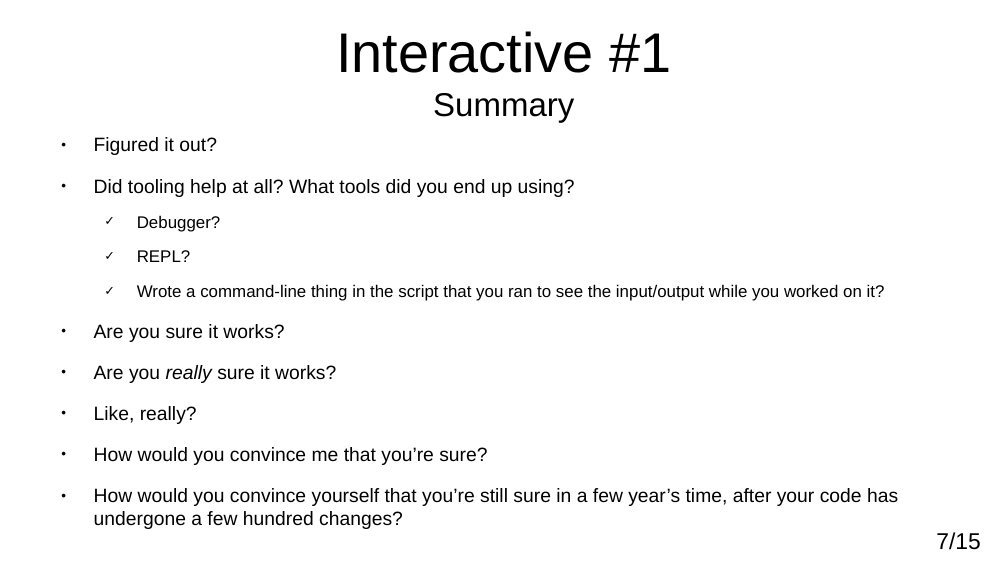
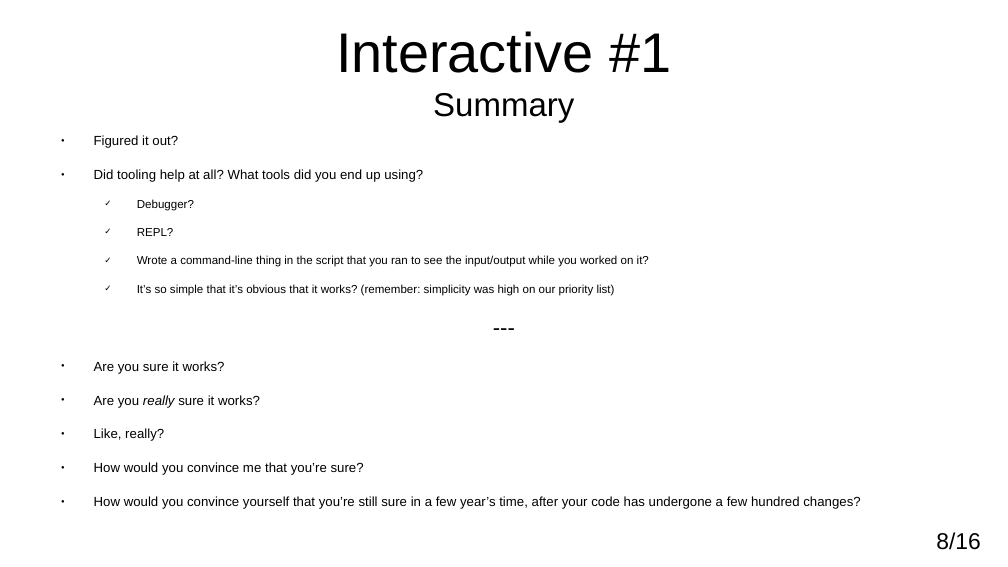
Before and after one commit to adamkewley/rse-meetups, a slide deck: slide 8 of 4_SoftwareImplementation/PresentationSlides.odp (slide 7 before the commit). Drawn at 1008x567 pixels with LibreOffice and Linux fonts; fonts in the diff are those of the drawing. Boxes give left, top, right and bottom in pixels: in the first picture for what was removed or moved away, otherwise in the second. Text is boxed around its words. In the diff, an @@ line names an element or a change of style, - is before the commit and + after.

```diff
--- a/4_SoftwareImplementation/PresentationSlides.odp
+++ b/4_SoftwareImplementation/PresentationSlides.odp
@@ text at <box>94,135,860,509</box>: size 15.2 to 10.4 pt in "Figured it out?", "Did tooling help at all? What tools ...", "Are you sure it works?", "Are you really sure it works?" and 3 more places; size 13.3 to 9.1 pt in "Debugger?", "REPL?", "Wrote a command-line thing in the script ..." @@
@@ text at <box>137,284,615,296</box>: paragraphs added @@
+  ✓ It’s so simple that it’s obvious that it works? (remember: simplicity was high on our priority list)
+---
@@ page number at <box>936,532,980,550</box>: text changed @@
-7/15
+8/16
```
Also in this commit, not shown: 5 other slides changed, 1 slide added, 1 other file.
